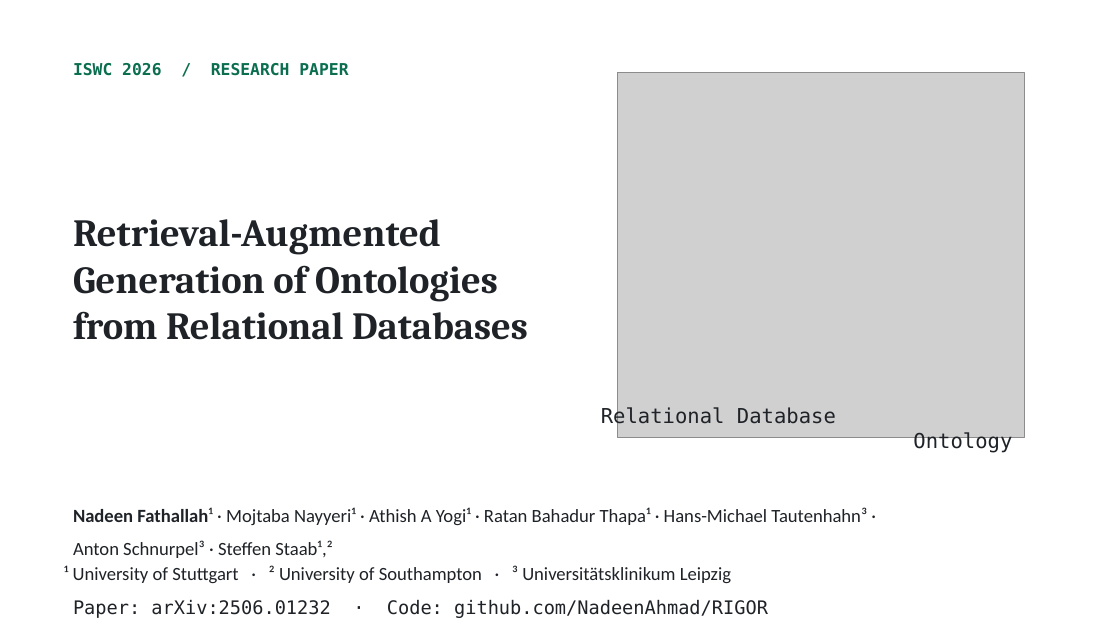
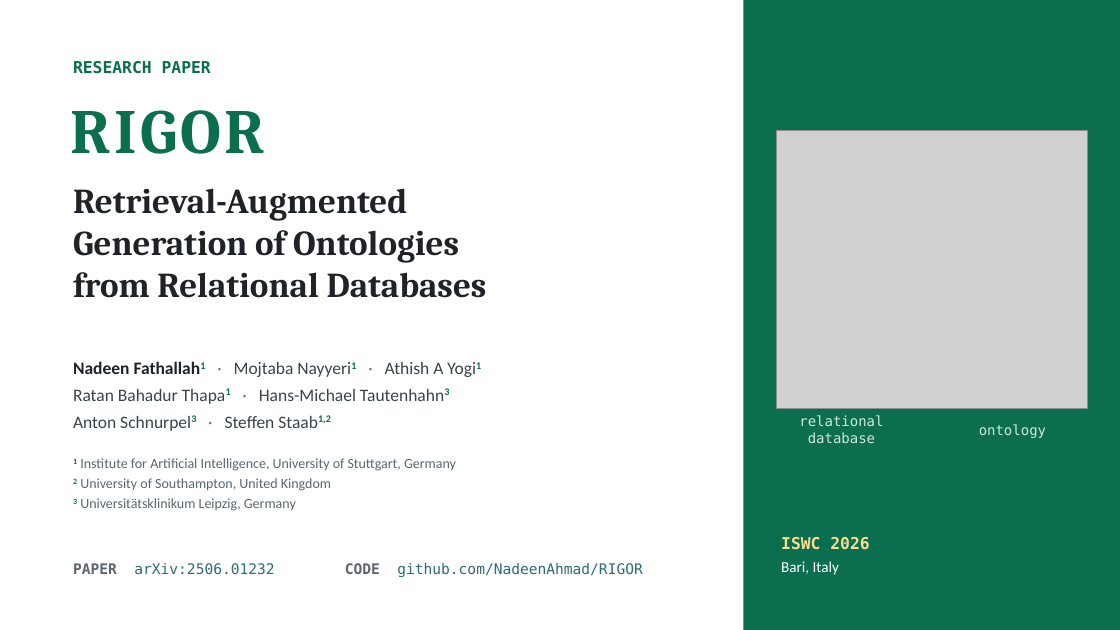
Before and after one commit to NadeenAhmad/rigor_private, a slide deck: slide 1 of presentation/RIGOR_ISWC2026.pptx. Drawn at 1120x630 pixels with LibreOffice and Linux fonts; fonts in the diff are those of the drawing; grey boxes stand for pictures. Boxes give left, top, right and bottom in pixels: in the first picture for what was removed or moved away, otherwise in the second. Text is boxed around its words. In the diff, an @@ line names an element or a change of style, - is before the commit and + after.

```diff
--- a/presentation/RIGOR_ISWC2026.pptx
+++ b/presentation/RIGOR_ISWC2026.pptx
@@ rectangle added at (744, 0, 1120, 630), fill #0B6E4F @@
@@ text at (73, 61, 211, 74): text changed @@
-ISWC 2026 / RESEARCH PAPER
+RESEARCH PAPER
@@ text added at (71, 110, 266, 154), 54 pt, text #0B6E4F, bold @@
+RIGOR
@@ picture: place and size @@
-picture at (618, 73, 1025, 438)
+picture at (776, 130, 1087, 408)
@@ text "Retrieval-Augmented": place and size @@
-text "Retrieval-Augmented" at (73, 219, 528, 340)
+text "Retrieval-Augmented" at (73, 188, 487, 298)
@@ text "Retrieval-Augmented" at (73, 188, 487, 298): size 33 to 30 pt @@
@@ text at (73, 361, 443, 428): text changed; size 16 to 15 pt; text colour #1F2328 to #3A434C @@
-Nadeen Fathallah¹ · Mojtaba Nayyeri¹ · Athish A Yogi¹ · Ratan Bahadur Thapa¹ · Hans-Michael Tautenhahn³ · Anton Schnurpel³ · Steffen Staab¹,²
+Nadeen Fathallah1 · Mojtaba Nayyeri1 · Athish A Yogi1
+Ratan Bahadur Thapa1 · Hans-Michael Tautenhahn3
+Anton Schnurpel3 · Steffen Staab1,2
@@ text at (73, 415, 456, 511): text changed; size 16 to 12 pt; text colour #1F2328 to #5B6770 @@
-¹ University of Stuttgart · ² University of Southampton · ³ Universitätsklinikum Leipzig
+1 Institute for Artificial Intelligence, University of Stuttgart, Germany
+2 University of Southampton, United Kingdom
+3 Universitätsklinikum Leipzig, Germany
@@ text "1 Institute for Artificial Intelligence, ..." at (73, 415, 456, 511): vertical alignment middle to top @@
@@ text at (799, 415, 883, 443): text changed; size 17.6 to 12 pt; text colour #1F2328 to #CFE8DC @@
-Relational Database
+relational database
@@ text at (979, 424, 1046, 438): text changed; size 17.6 to 12 pt; text colour #1F2328 to #CFE8DC @@
-Ontology
+ontology
@@ text added at (781, 537, 869, 575), 13 pt, text #FFFFFF @@
+ISWC 2026
+Bari, Italy
@@ text at (73, 563, 642, 577): text changed; size 16 to 12.5 pt; text colour #1F2328 to #2F6B78 @@
-Paper: arXiv:2506.01232 · Code: github.com/NadeenAhmad/RIGOR
+PAPER arXiv:2506.01232 CODE github.com/NadeenAhmad/RIGOR
```
Also in this commit, not shown: 6 other files.
